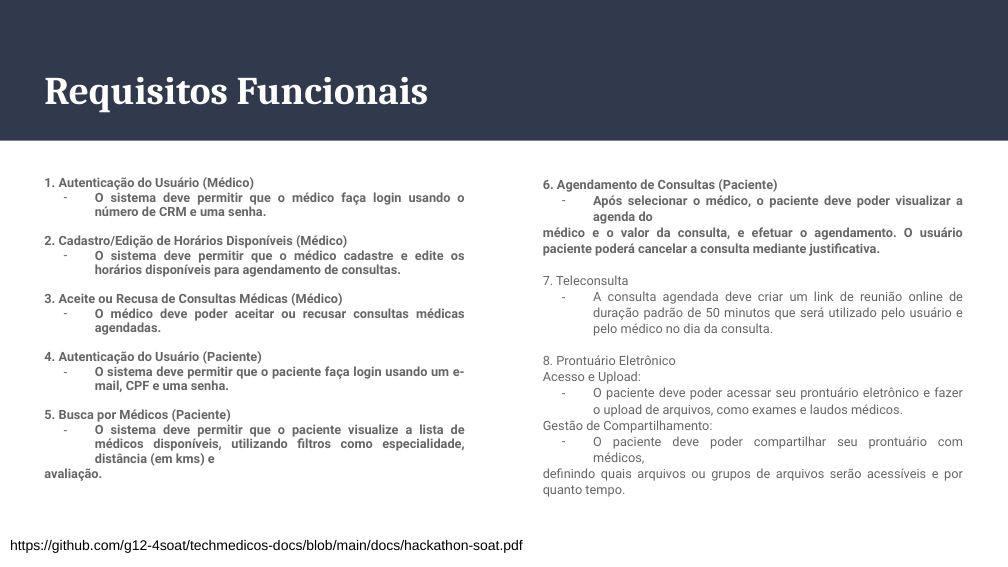
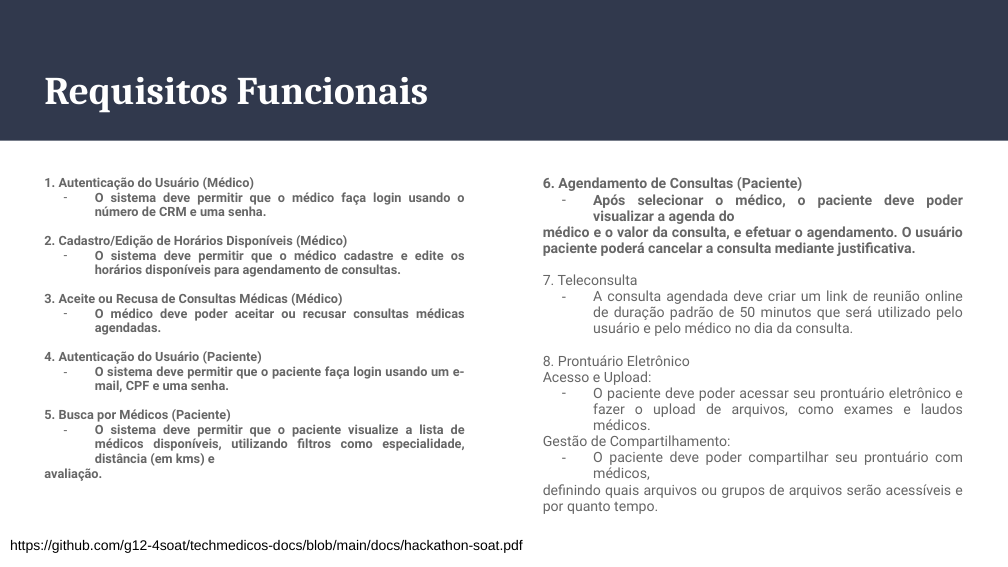
Before and after one commit to g12-4soat/techmedicos-docs, a slide deck: slide 4 of docs/Hackaton-TechMedicos.pptx. Drawn at 1008x567 pixels with LibreOffice and Linux fonts; fonts in the diff are those of the drawing. Boxes give left, top, right and bottom in pixels: in the first picture for what was removed or moved away, otherwise in the second. Text is boxed around its words. In the diff, an @@ line names an element or a change of style, - is before the commit and + after.

```diff
--- a/docs/Hackaton-TechMedicos.pptx
+++ b/docs/Hackaton-TechMedicos.pptx
@@ text "6. Agendamento de Consultas (Paciente)" at (543,177,963,514): size 9.1 to 10.1 pt; line spacing 1.05 to 0.95 @@
```
Also in this commit, not shown: 4 other slides changed, 2 other files.
